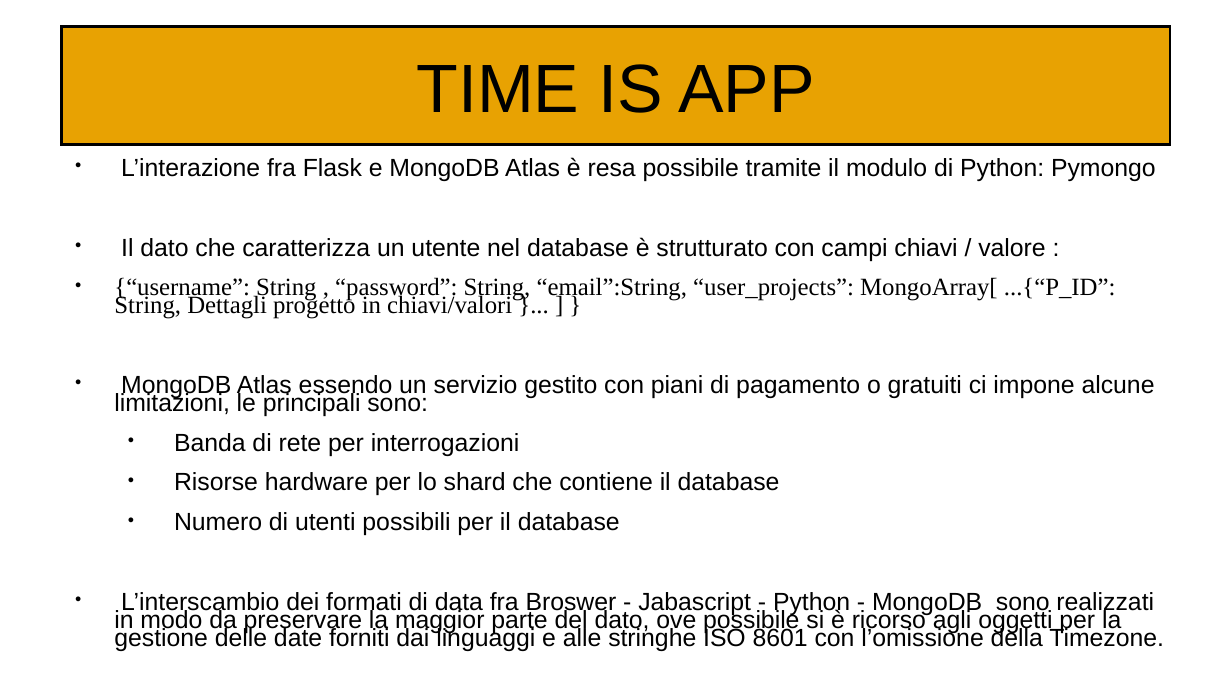
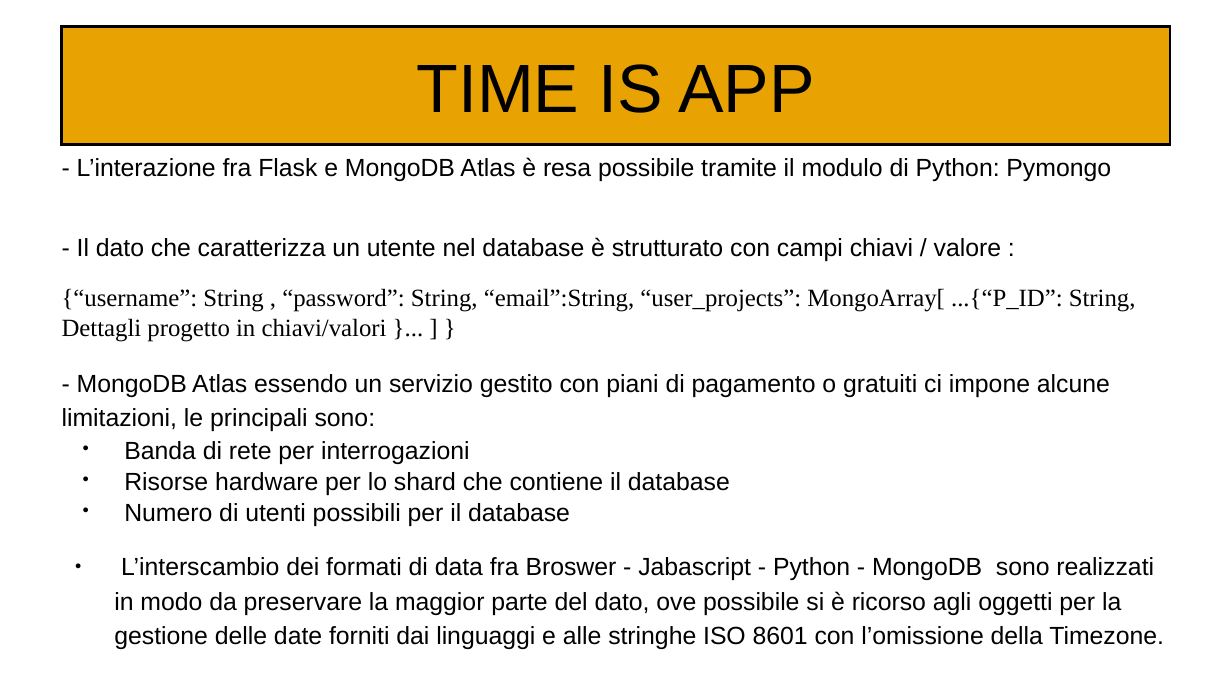
Before and after one commit to Kilne/Progetto_TecWeb, a slide deck: slide 4 of Relazioni/Maiuri.odp. Drawn at 1232x693 pixels with LibreOffice and Linux fonts; fonts in the diff are those of the drawing. Boxes give left, top, right and bottom in pixels: in the first picture for what was removed or moved away, otherwise in the second. Text is boxed around its words. In the diff, an @@ line names an element or a change of style, - is before the commit and + after.

```diff
--- a/Relazioni/Maiuri.odp
+++ b/Relazioni/Maiuri.odp
@@ text at <box>77,157,1111,261</box>: text changed @@
-● L’interazione fra Flask e MongoDB Atlas è resa possibile tramite il modulo di Python: Pymongo
-● Il dato che caratterizza un utente nel database è strutturato con campi chiavi / valore :
+- L’interazione fra Flask e MongoDB Atlas è resa possibile tramite il modulo di Python: Pymongo
+- Il dato che caratterizza un utente nel database è strutturato con campi chiavi / valore :
@@ text at <box>62,288,1164,649</box>: bullet ● to none; line spacing 0.6 to 1; list level 2 to 3 in "Banda di rete per interrogazioni"; list level 2 to 3 in "Risorse hardware per lo shard ..."; list level 2 to 3 in "Numero di utenti possibili per ..."; line spacing 0.6 to 1.15 @@
@@ text at <box>62,374,1110,431</box>: text changed @@
-● MongoDB Atlas essendo un servizio gestito con piani di pagamento o gratuiti ci impone alcune limitazioni, le principali sono:
+- MongoDB Atlas essendo un servizio gestito con piani di pagamento o gratuiti ci impone alcune limitazioni, le principali sono:
```
Also in this commit, not shown: 4 other slides changed.
